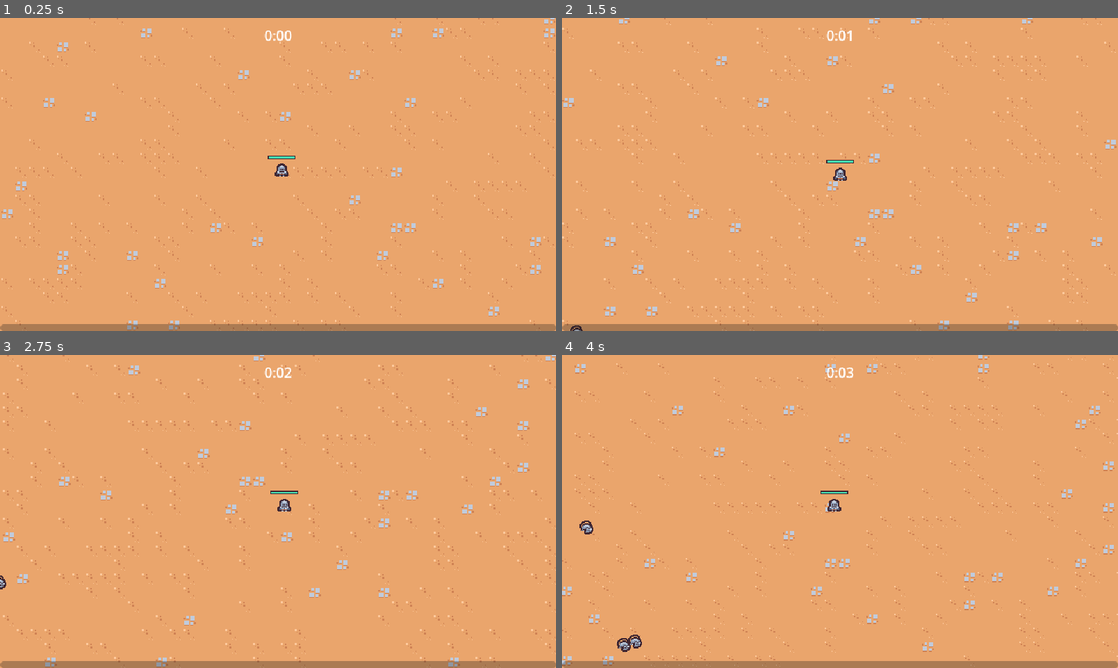
Above: before the commit, frames 1-4 (two rows, left to right).
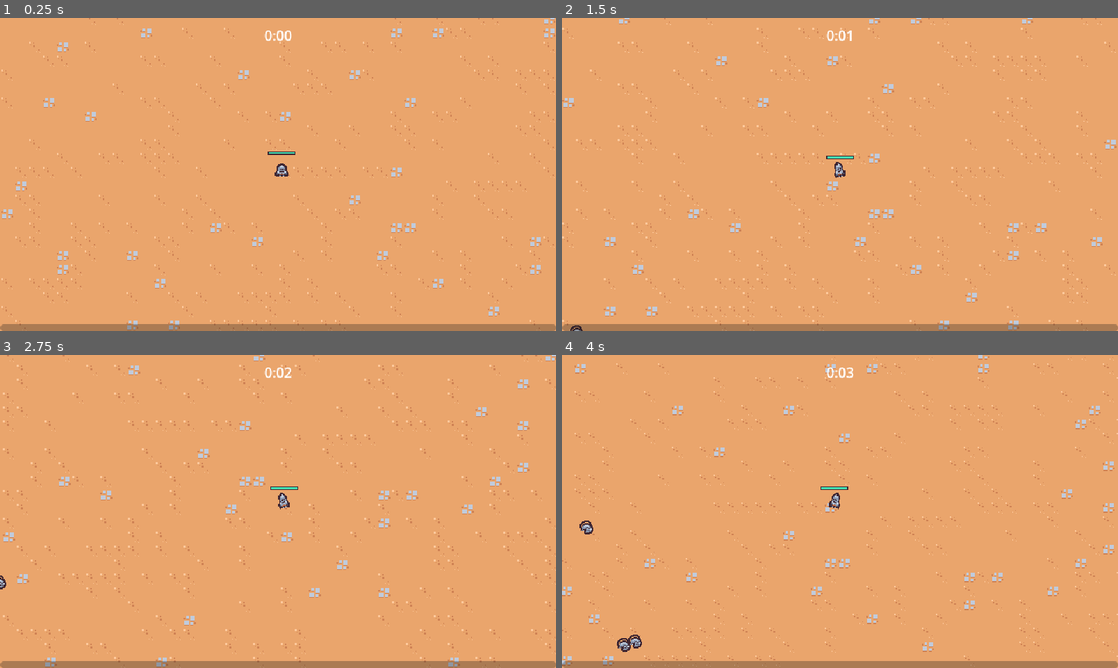
Above: after the commit, the same moments.

Repository: justknick/myFirst2DSurvivorsGame
Game: Godot game, scene res://scenes/main/main.tscn
The game is run twice, just before and just after one commit, with the same random seed, the same clock (stepped at 60 frames per second) and the same inputs.
Inputs (mouse positions are in pixels of both pictures, inside the frame that each line leads up to):
- Up to frame 1 (0.25 s): no input
- Up to frame 2 (1.5 s): move the mouse to (962, 158) at 0.52 s; press the mouse at (962, 158) at 0.53 s; hold D (move_right) 0.53-1.28 s; move the mouse to (728, 190) at 1.27 s; release the mouse at (728, 190) at 1.28 s; hold S (move_down) from 1.28 s (still down); click (728, 190) at 1.35 s
- Up to frame 3 (2.75 s): move the mouse to (333, 442) at 2.02 s; release S (move_down) at 2.03 s; press the mouse at (333, 442) at 2.03 s; hold D (move_right) from 2.03 s (still down)
- Up to frame 4 (4 s): move the mouse to (812, 574) at 2.77 s; release D (move_right) at 2.78 s; release the mouse at (812, 574) at 2.78 s; hold W (move_up) 2.78-3.53 s; click (812, 574) at 2.85 s; move the mouse to (1006, 558) at 3.52 s; press the mouse at (1006, 558) at 3.53 s; hold A (move_left) from 3.53 s (still down)

The runs differ from the first frame. In frame 1, 0.1% of the frame differs, in the area x 48-54%, y 42-46%; in frame 2, 0.2%, in the area x 47-53%, y 44-52%; in frame 3, 0.2%; in frame 4, 0.2%.

Commit message:
Section 3.36 - Animating the Player // updated player scene (add AnimationPlayer node to implement walk, added logic to script to animate during movement)

Diff:
--- a/scenes/game_object/player/player.gd
+++ b/scenes/game_object/player/player.gd
@@ -7,6 +7,8 @@
 @onready var health_component = $HealthComponent
 @onready var health_bar = $HealthBar
 @onready var abilities = $Abilities
+@onready var animation_player = $AnimationPlayer
+@onready var visuals = $Visuals
 
 var number_collision_bodies = 0
 
@@ -30,6 +32,8 @@
 
 	move_and_slide()
 
+	get_animation(movement_vector)
+
 
 func get_movement_vector():
 	var x_movement = Input.get_action_strength("move_right") - Input.get_action_strength("move_left")
@@ -49,6 +53,19 @@
 
 func update_health_display():
 	health_bar.value = health_component.get_health_percent()
+
+
+func get_animation(movement_vector):
+	if movement_vector.x != 0 || movement_vector.y != 0:
+		animation_player.play("walk")
+	else:
+		animation_player.play("RESET")
+
+	var move_sign = sign(movement_vector.x)
+	if move_sign == 0:
+		visuals.scale = Vector2.ONE
+	else:
+		visuals.scale = Vector2(move_sign, 1)
 
 
 func on_body_entered(other_body: Node2D):
--- a/scenes/game_object/player/player.tscn
+++ b/scenes/game_object/player/player.tscn
@@ -1,9 +1,95 @@
-[gd_scene load_steps=10 format=3 uid="uid://bnyav4amnb3hf"]
+[gd_scene load_steps=13 format=3 uid="uid://bnyav4amnb3hf"]
 
 [ext_resource type="Script" path="res://scenes/game_object/player/player.gd" id="1_ie07k"]
 [ext_resource type="Texture2D" uid="uid://dl25bv5woat31" path="res://scenes/game_object/player/player.png" id="1_ugtq6"]
 [ext_resource type="PackedScene" uid="uid://csyvyf58alty1" path="res://scenes/ability/sword_ability_controller/sword_ability_controller.tscn" id="2_a5t6c"]
 [ext_resource type="PackedScene" uid="uid://gc25qcj5kcxu" path="res://scenes/component/health_component.tscn" id="2_m28nw"]
+
+[sub_resource type="Animation" id="Animation_aqsyn"]
+length = 0.001
+tracks/0/type = "value"
+tracks/0/imported = false
+tracks/0/enabled = true
+tracks/0/path = NodePath("Visuals/Sprite2D:position")
+tracks/0/interp = 1
+tracks/0/loop_wrap = true
+tracks/0/keys = {
+"times": PackedFloat32Array(0),
+"transitions": PackedFloat32Array(1),
+"update": 0,
+"values": [Vector2(0, 0)]
+}
+tracks/1/type = "value"
+tracks/1/imported = false
+tracks/1/enabled = true
+tracks/1/path = NodePath("Visuals/Sprite2D:rotation")
+tracks/1/interp = 1
+tracks/1/loop_wrap = true
+tracks/1/keys = {
+"times": PackedFloat32Array(0),
+"transitions": PackedFloat32Array(1),
+"update": 0,
+"values": [0.0]
+}
+tracks/2/type = "value"
+tracks/2/imported = false
+tracks/2/enabled = true
+tracks/2/path = NodePath("Visuals/Sprite2D:scale")
+tracks/2/interp = 1
+tracks/2/loop_wrap = true
+tracks/2/keys = {
+"times": PackedFloat32Array(0),
+"transitions": PackedFloat32Array(1),
+"update": 0,
+"values": [Vector2(1, 1)]
+}
+
+[sub_resource type="Animation" id="Animation_ek6jv"]
+resource_name = "walk"
+length = 0.4
+loop_mode = 1
+tracks/0/type = "value"
+tracks/0/imported = false
+tracks/0/enabled = true
+tracks/0/path = NodePath("Visuals/Sprite2D:position")
+tracks/0/interp = 2
+tracks/0/loop_wrap = true
+tracks/0/keys = {
+"times": PackedFloat32Array(0, 0.1, 0.3),
+"transitions": PackedFloat32Array(1, 1, 1),
+"update": 0,
+"values": [Vector2(0, 0), Vector2(0, -5), Vector2(2.84217e-14, 0)]
+}
+tracks/1/type = "value"
+tracks/1/imported = false
+tracks/1/enabled = true
+tracks/1/path = NodePath("Visuals/Sprite2D:rotation")
+tracks/1/interp = 2
+tracks/1/loop_wrap = true
+tracks/1/keys = {
+"times": PackedFloat32Array(0, 0.1, 0.2, 0.4),
+"transitions": PackedFloat32Array(1, 1, 1, 1),
+"update": 0,
+"values": [0.0, -0.20944, 0.20944, 0.0]
+}
+tracks/2/type = "value"
+tracks/2/imported = false
+tracks/2/enabled = true
+tracks/2/path = NodePath("Visuals/Sprite2D:scale")
+tracks/2/interp = 2
+tracks/2/loop_wrap = true
+tracks/2/keys = {
+"times": PackedFloat32Array(0, 0.1, 0.3, 0.4),
+"transitions": PackedFloat32Array(0.707107, 2.63902, 1, 1),
+"update": 0,
+"values": [Vector2(1, 1), Vector2(0.8, 1.2), Vector2(1.5, 0.7), Vector2(1, 1)]
+}
+
+[sub_resource type="AnimationLibrary" id="AnimationLibrary_71ixg"]
+_data = {
+"RESET": SubResource("Animation_aqsyn"),
+"walk": SubResource("Animation_ek6jv")
+}
 
 [sub_resource type="StyleBoxFlat" id="StyleBoxFlat_qvri8"]
 bg_color = Color(0.247059, 0.14902, 0.192157, 1)
@@ -30,6 +116,11 @@
 motion_mode = 1
 script = ExtResource("1_ie07k")
 
+[node name="AnimationPlayer" type="AnimationPlayer" parent="."]
+libraries = {
+"": SubResource("AnimationLibrary_71ixg")
+}
+
 [node name="HealthComponent" parent="." instance=ExtResource("2_m28nw")]
 
 [node name="Abilities" type="Node" parent="."]
@@ -43,9 +134,9 @@
 [node name="HealthBar" type="ProgressBar" parent="."]
 custom_minimum_size = Vector2(32, 4)
 offset_left = -16.0
-offset_top = -24.0
+offset_top = -29.0
 offset_right = 16.0
-offset_bottom = -20.0
+offset_bottom = -25.0
 pivot_offset = Vector2(16, 2)
 theme_override_styles/background = SubResource("StyleBoxFlat_qvri8")
 theme_override_styles/fill = SubResource("StyleBoxFlat_7cejy")
@@ -62,7 +153,9 @@
 position = Vector2(0, -6)
 shape = SubResource("CircleShape2D_mrmwx")
 
-[node name="Sprite2D" type="Sprite2D" parent="."]
+[node name="Visuals" type="Node2D" parent="."]
+
+[node name="Sprite2D" type="Sprite2D" parent="Visuals"]
 texture = ExtResource("1_ugtq6")
 offset = Vector2(0, -8)
 
